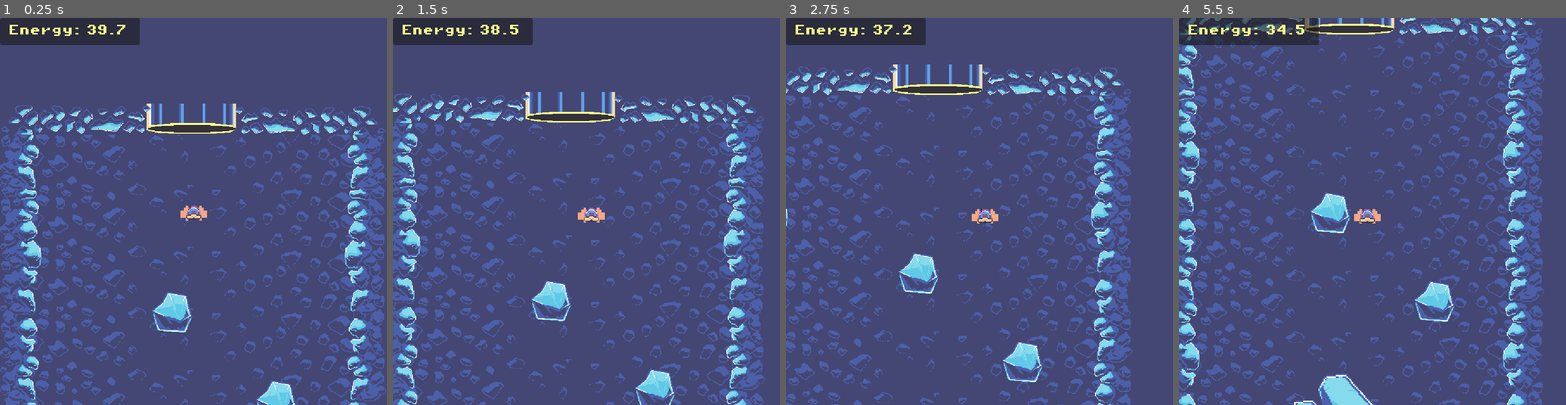
Above: before the commit, frames 1-4 (left to right).
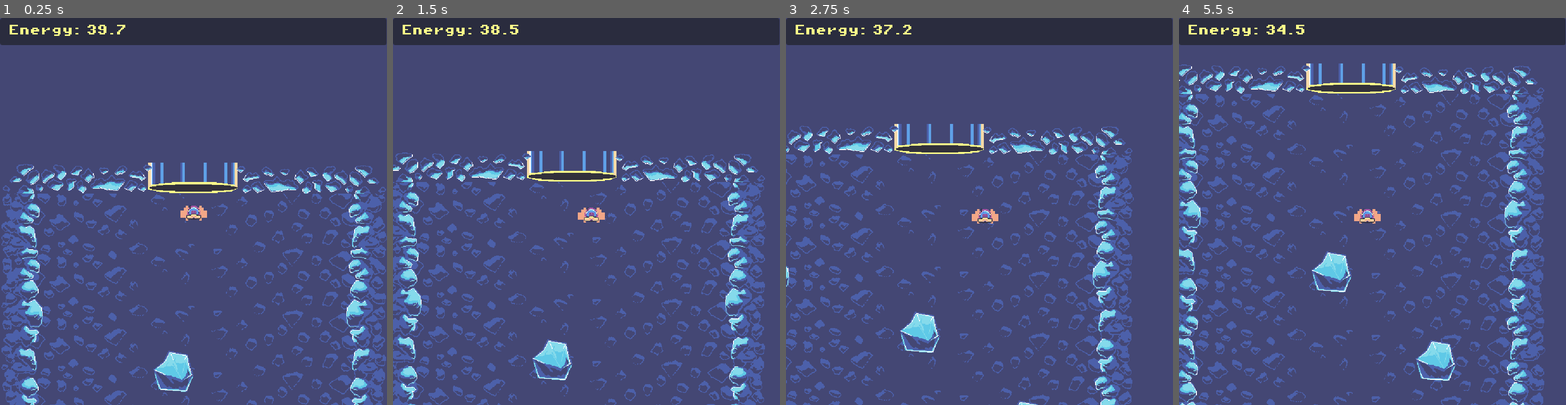
Above: after the commit, the same moments.

Repository: hawkstein/ld57-europan-expedition
Game: Godot game, scene res://scenes/game.tscn
Two runs of this game, one before a commit and one after it. Both use one fixed random seed, a clock stepped at 60 frames per second and the inputs below.
Inputs:
- Up to frame 1 (0.25 s): no input
- Up to frame 2 (1.5 s): hold Right (thrust_right) 0.53-1.28 s; tap Space (deploy_waystation) at 0.6, 1.35 s; hold Down (thrust_down) from 1.28 s (still down)
- Up to frame 3 (2.75 s): release Down (thrust_down) at 2.03 s; hold Right (thrust_right) from 2.03 s (still down); tap Space (deploy_waystation) at 2.1 s
- Up to frame 4 (5.5 s): release Right (thrust_right) at 2.78 s; hold Down (thrust_down) 2.78-3.53 s; tap Space (deploy_waystation) every 0.75 s from 2.85 to 5.1 s; hold Left (thrust_left) 3.53-5.03 s; hold Down (thrust_down) from 5.03 s (still down)

The runs differ from the first frame. In frame 1, 27% of the frame differs, in the area x 0-100%, y 0-100%; in frame 2, 27%; in frame 3, 25%; in frame 4, 29%.

Commit message:
add a load more sfx

Diff:
--- a/scenes/alien_uno.tscn
+++ b/scenes/alien_uno.tscn
@@ -1,7 +1,8 @@
-[gd_scene load_steps=11 format=3 uid="uid://dgej47xb54qaf"]
+[gd_scene load_steps=12 format=3 uid="uid://dgej47xb54qaf"]
 
 [ext_resource type="Texture2D" uid="uid://dypymobxm4705" path="res://assets/AlienUno.png" id="1_aw6t1"]
 [ext_resource type="Script" uid="uid://5tcwmn62x51o" path="res://scripts/alien_uno.gd" id="1_ljb4o"]
+[ext_resource type="AudioStream" uid="uid://hdabujulhrm5" path="res://sounds/power_down.wav" id="3_wom87"]
 
 [sub_resource type="CircleShape2D" id="CircleShape2D_ljb4o"]
 radius = 14.0
@@ -160,4 +161,7 @@
 explosiveness = 1.0
 process_material = SubResource("ParticleProcessMaterial_ljb4o")
 
+[node name="AudioStreamPlayer2D" type="AudioStreamPlayer2D" parent="."]
+stream = ExtResource("3_wom87")
+
 [connection signal="body_entered" from="." to="." method="_on_body_entered"]
--- a/scenes/game.tscn
+++ b/scenes/game.tscn
@@ -234,7 +234,7 @@
 
 [node name="Submersible" parent="." instance=ExtResource("1_uwrxv")]
 z_index = 1
-position = Vector2(289, 114)
+position = Vector2(287, 26)
 
 [node name="Walls" type="Node2D" parent="."]
 
@@ -386,7 +386,7 @@
 script = ExtResource("4_lbhrr")
 
 [node name="Panel" type="Panel" parent="HUD"]
-offset_right = 208.0
+offset_right = 575.0
 offset_bottom = 40.0
 
 [node name="EnergyLabel" type="Label" parent="HUD"]
--- a/scenes/music.tscn
+++ b/scenes/music.tscn
@@ -1,6 +1,6 @@
 [gd_scene load_steps=2 format=3 uid="uid://v5rodv1kbjaq"]
 
-[ext_resource type="AudioStream" uid="uid://dxy4mjt6ck2t2" path="res://assets/sounds/Descent Into Europa v1 Loop - 05:04:2025, 21.41.mp3" id="1_05ggv"]
+[ext_resource type="AudioStream" uid="uid://dxy4mjt6ck2t2" path="res://sounds/Descent Into Europa v1 Loop - 05:04:2025, 21.41.mp3" id="1_05ggv"]
 
 [node name="Music" type="Node2D"]
 
--- a/scenes/ore.tscn
+++ b/scenes/ore.tscn
@@ -1,8 +1,9 @@
-[gd_scene load_steps=8 format=3 uid="uid://dhnwbu4oab6u8"]
+[gd_scene load_steps=9 format=3 uid="uid://dhnwbu4oab6u8"]
 
 [ext_resource type="Texture2D" uid="uid://bm4k2qjr5wg74" path="res://assets/Ore.png" id="1_84iim"]
 [ext_resource type="Script" uid="uid://8vjebq628nyc" path="res://scripts/ore.gd" id="1_f6cf6"]
-[ext_resource type="AudioStream" uid="uid://d3aifjb2hrvco" path="res://assets/sounds/Soft thing.wav" id="3_e1maq"]
+[ext_resource type="AudioStream" uid="uid://d3aifjb2hrvco" path="res://sounds/Soft thing.wav" id="3_e1maq"]
+[ext_resource type="AudioStream" uid="uid://ybh0ipvyulyt" path="res://sounds/pickup_2.wav" id="4_y7mvg"]
 
 [sub_resource type="CircleShape2D" id="CircleShape2D_f6cf6"]
 radius = 14.0
@@ -45,9 +46,22 @@
 "update": 1,
 "values": [false]
 }
+tracks/3/type = "value"
+tracks/3/imported = false
+tracks/3/enabled = true
+tracks/3/path = NodePath("../CollectionPlayer:playing")
+tracks/3/interp = 1
+tracks/3/loop_wrap = true
+tracks/3/keys = {
+"times": PackedFloat32Array(0),
+"transitions": PackedFloat32Array(1),
+"update": 1,
+"values": [false]
+}
 
 [sub_resource type="Animation" id="Animation_e1maq"]
 resource_name = "pickup"
+length = 1.2
 tracks/0/type = "value"
 tracks/0/imported = false
 tracks/0/enabled = true
@@ -91,12 +105,24 @@
 tracks/3/interp = 1
 tracks/3/loop_wrap = true
 tracks/3/keys = {
-"times": PackedFloat32Array(1),
+"times": PackedFloat32Array(1.2),
 "transitions": PackedFloat32Array(1),
 "values": [{
 "args": [],
 "method": &"queue_free"
 }]
+}
+tracks/4/type = "value"
+tracks/4/imported = false
+tracks/4/enabled = true
+tracks/4/path = NodePath("../CollectionPlayer:playing")
+tracks/4/interp = 1
+tracks/4/loop_wrap = true
+tracks/4/keys = {
+"times": PackedFloat32Array(0, 0.466667),
+"transitions": PackedFloat32Array(1, 1),
+"update": 1,
+"values": [false, true]
 }
 
 [sub_resource type="AnimationLibrary" id="AnimationLibrary_p50m2"]
@@ -119,6 +145,9 @@
 [node name="PickupSound" type="AudioStreamPlayer2D" parent="."]
 stream = ExtResource("3_e1maq")
 
+[node name="CollectionPlayer" type="AudioStreamPlayer2D" parent="."]
+stream = ExtResource("4_y7mvg")
+
 [node name="AnimationPlayer" type="AnimationPlayer" parent="."]
 root_node = NodePath("../PickupSound")
 libraries = {
--- a/scenes/submersible.tscn
+++ b/scenes/submersible.tscn
@@ -1,8 +1,11 @@
-[gd_scene load_steps=6 format=3 uid="uid://b2spppmyrh54x"]
+[gd_scene load_steps=9 format=3 uid="uid://b2spppmyrh54x"]
 
 [ext_resource type="Script" uid="uid://54utm1icvmwt" path="res://scripts/submersible.gd" id="1_d0ry6"]
 [ext_resource type="Texture2D" uid="uid://drxtdl8oxvyxm" path="res://assets/MiniSubmersible.png" id="1_sakq6"]
 [ext_resource type="Texture2D" uid="uid://ctoh4bphxgdfb" path="res://assets/Waystation.png" id="2_l3wmn"]
+[ext_resource type="AudioStream" uid="uid://bpqdx4kckbq41" path="res://sounds/dink.wav" id="4_4u20y"]
+[ext_resource type="AudioStream" uid="uid://myyxyim5q41a" path="res://sounds/bip.wav" id="5_83rfp"]
+[ext_resource type="AudioStream" uid="uid://dtqxksos80dbm" path="res://sounds/blip.wav" id="6_uqmxf"]
 
 [sub_resource type="PhysicsMaterial" id="PhysicsMaterial_d0ry6"]
 bounce = 0.7
@@ -36,4 +39,13 @@
 limit_smoothed = true
 position_smoothing_enabled = true
 
+[node name="DinkPlayer" type="AudioStreamPlayer2D" parent="."]
+stream = ExtResource("4_4u20y")
+
+[node name="EnableDeployPlayer" type="AudioStreamPlayer2D" parent="."]
+stream = ExtResource("5_83rfp")
+
+[node name="DisableDeployPlayer" type="AudioStreamPlayer2D" parent="."]
+stream = ExtResource("6_uqmxf")
+
 [connection signal="body_shape_entered" from="." to="." method="_on_body_shape_entered"]
--- a/scenes/waystation.tscn
+++ b/scenes/waystation.tscn
@@ -1,7 +1,8 @@
-[gd_scene load_steps=4 format=3 uid="uid://cf5vdc3wy282e"]
+[gd_scene load_steps=5 format=3 uid="uid://cf5vdc3wy282e"]
 
 [ext_resource type="Script" uid="uid://2qofjd6mhyej" path="res://scripts/waystation.gd" id="1_6rwgr"]
 [ext_resource type="Texture2D" uid="uid://ctoh4bphxgdfb" path="res://assets/Waystation.png" id="1_nyjse"]
+[ext_resource type="AudioStream" uid="uid://bdngg6m4q418p" path="res://sounds/energise2.wav" id="3_ijuj0"]
 
 [sub_resource type="CircleShape2D" id="CircleShape2D_nyjse"]
 radius = 16.0
@@ -17,4 +18,7 @@
 [node name="Sprite2D" type="Sprite2D" parent="."]
 texture = ExtResource("1_nyjse")
 
+[node name="EnergisePlayer" type="AudioStreamPlayer2D" parent="."]
+stream = ExtResource("3_ijuj0")
+
 [connection signal="body_entered" from="." to="." method="_on_body_entered"]
--- a/scripts/alien_uno.gd
+++ b/scripts/alien_uno.gd
@@ -1,8 +1,10 @@
 extends Area2D
 @onready var animation_player: AnimationPlayer = $AnimationPlayer
+@onready var audio_stream_player_2d: AudioStreamPlayer2D = $AudioStreamPlayer2D
 
 
 func _on_body_entered(body: Node2D) -> void:
 	if body.has_method("remove_energy"):
 		body.remove_energy(10)
 		animation_player.play("death")
+		audio_stream_player_2d.play()
--- a/scripts/game_manager.gd
+++ b/scripts/game_manager.gd
@@ -30,12 +30,15 @@
 			return "The structural integrity of the surface connection continues to fail. We estimate {0} days until collapse.".format([day_limit - day])
 
 func get_message() -> String:
+	const alien_msg = "We have encountered alien life! It is does not seem intelligent or hostile."
 	if ruins_discovered:
 		"These alien ruins... the life we've encountered so far has not seemed intelligent."
 	if connection_collapsed:
 		return "The exploration continues."
 	match day:
 		1:
+			if encountered_aliens:
+				return alien_msg
 			return "The tunnel seems to have been connected to Europa's inner ocean but there are no clues to why it is not frozen."
 		5:
 			if not encountered_aliens:
@@ -44,7 +47,7 @@
 		_:
 			if not encountered_aliens:
 				return "This tunnel's origin remains a mystery. We must explore the depths."
-			return "We have encountered alien life. It is does not seem intelligent or hostile but it easily damages our submersible."
+			return alien_msg
 
 func get_buttons() -> Array:
 	if day < 5:
--- a/scripts/hud.gd
+++ b/scripts/hud.gd
@@ -4,3 +4,5 @@
 
 func _on_submersible_energy_update(energy: float) -> void:
 	energy_label.text = "Energy: "+str(energy).pad_decimals(1)
+	if (energy <= 10):
+		pass #change colour to red else back to yello
--- a/scripts/submersible.gd
+++ b/scripts/submersible.gd
@@ -14,6 +14,9 @@
 var deploy_mode := false
 @onready var waystation: Sprite2D = $WaystationSprite
 @onready var collision_shape_2d: CollisionShape2D = $CollisionShape2D
+@onready var dink_player: AudioStreamPlayer2D = $DinkPlayer
+@onready var enable_deploy_player: AudioStreamPlayer2D = $EnableDeployPlayer
+@onready var disable_deploy_player: AudioStreamPlayer2D = $DisableDeployPlayer
 
 func _ready() -> void:
 	if can_deploy:
@@ -32,6 +35,10 @@
 	remove_energy(tick_loss * delta)
 	if can_deploy and Input.is_action_just_pressed("deploy_waystation"):
 		deploy_mode = !deploy_mode
+		if deploy_mode:
+			enable_deploy_player.play()
+		else:
+			disable_deploy_player.play()
 
 func _integrate_forces(state):
 	var vertical_direction = Input.get_axis("thrust_up", "thrust_down")
@@ -48,11 +55,12 @@
 		can_deploy = false
 		deploy_mode = false
 		GameManager.add_waystation(global_position)
-		energise_from_waystation(max_energy)
+		energise_from_waystation(20)
 		sleeping = true
 		collision_shape_2d.shape.radius = 9
 		emit_signal("deploy_waystation", global_position)
-	#remove_energy(contact_loss)
+	else:
+		dink_player.play()
 
 
 func energise_from_waystation(amount:float) -> void:
--- a/scripts/waystation.gd
+++ b/scripts/waystation.gd
@@ -1,8 +1,10 @@
 extends Area2D
 
-var energy_storage := 100.0
+signal waystation_transfer(amount:float)
 
-signal waystation_transfer(amount:float)
+@onready var energise_player: AudioStreamPlayer2D = $EnergisePlayer
+
+var energy_storage := 20.0
 
 func transfer_energy() -> float:
 	var energy_available = energy_storage
@@ -12,4 +14,5 @@
 
 func _on_body_entered(_body: Node2D) -> void:
 	if (energy_storage > 0):
+		energise_player.play()
 		emit_signal("waystation_transfer", transfer_energy())
Not shown, removed: assets/sounds/Descent Into Europa v1 Loop - 05:04:2025, 21.41.mp3.import
Not shown, added: sounds/Descent Into Europa v1 Loop - 05:04:2025, 21.41.mp3.import
Not shown, added: sounds/Soft thing.wav.import
Not shown, added: sounds/bip.wav.import
Not shown, changed: sounds/blip.wav.import
Not shown, added: sounds/dink.wav.import
Not shown, added: sounds/energise2.wav.import
Not shown, added: sounds/pickup_2.wav.import
Not shown, added: sounds/power_down.wav.import
Not shown, added: sounds/Descent Into Europa v1 Loop - 05:04:2025, 21.41.mp3
Not shown, added: sounds/Soft thing.wav
Not shown, added: sounds/bip.wav
(and 5 more such lines)
